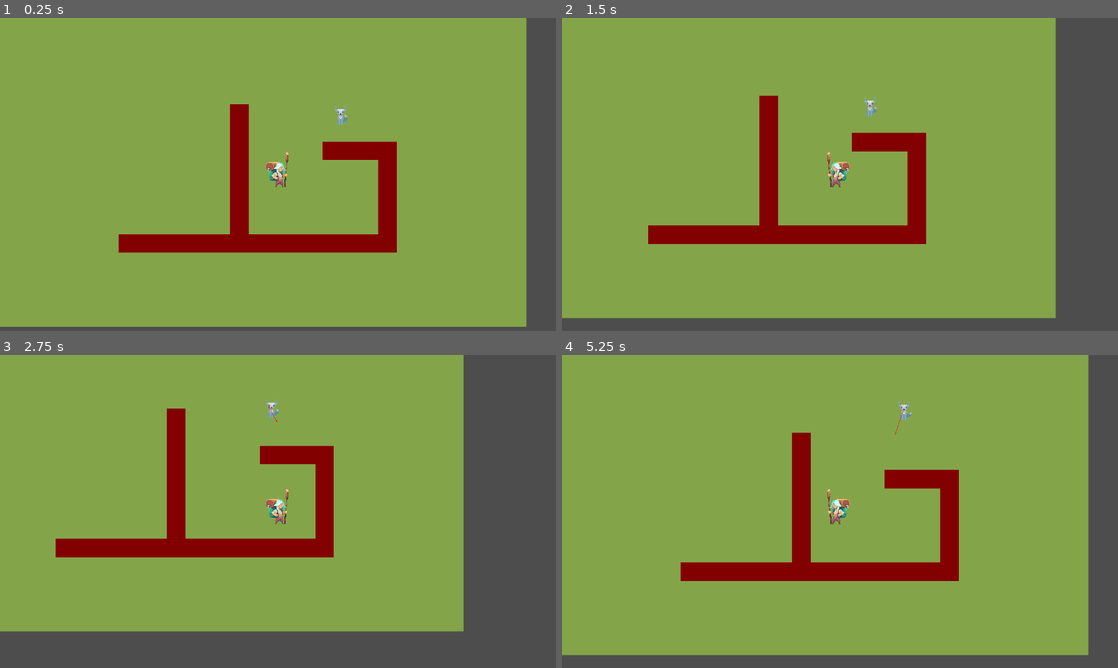
Above: before the commit, frames 1-4 (two rows, left to right).
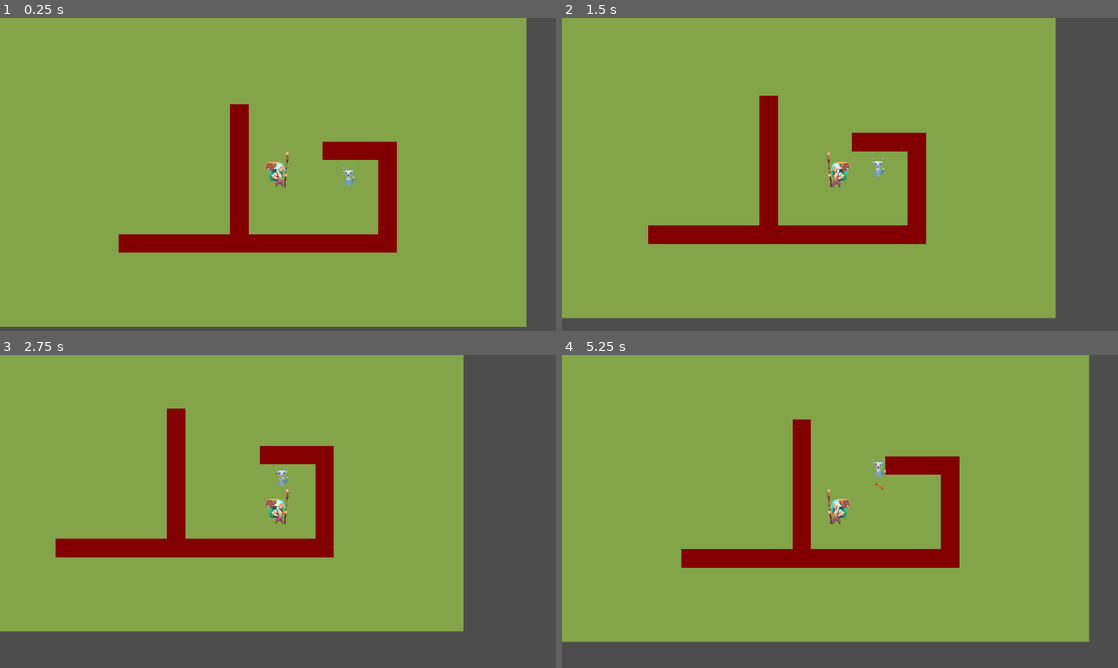
Above: after the commit, the same moments.

Repository: freddder/Pirate_Software_Jam_16
Game: Godot game, scene res://Scenes/map.tscn
Two runs of this game, one before a commit and one after it. Both use one fixed random seed, a clock stepped at 60 frames per second and the inputs below.
Inputs:
- Up to frame 1 (0.25 s): no input
- Up to frame 2 (1.5 s): hold Right (ui_right) 0.53-1.28 s; hold Down (ui_down) from 1.28 s (still down)
- Up to frame 3 (2.75 s): release Down (ui_down) at 2.03 s; hold Right (ui_right) from 2.03 s (still down)
- Up to frame 4 (5.25 s): release Right (ui_right) at 2.78 s; hold Up (ui_up) 2.78-3.53 s; hold Left (ui_left) 3.53-5.03 s; hold Down (ui_down) from 5.03 s (still down)

The runs differ from the first frame. In frame 1, 0.2% of the frame differs, in the area x 60-64%, y 28-54%; in frame 2, 0.2%; in frame 3, 0.2%; in frame 4, 10%, in the area x 0-95%, y 0-96%.

Commit message:
Smoother path finding

Diff:
--- a/Scenes/map.tscn
+++ b/Scenes/map.tscn
@@ -5,9 +5,10 @@
 [ext_resource type="PackedScene" uid="uid://bj1uthfk37t1e" path="res://Scenes/base_animal.tscn" id="8_5mkln"]
 
 [sub_resource type="NavigationPolygon" id="NavigationPolygon_fx76c"]
-vertices = PackedVector2Array(434.047, 147.477, -501.469, 146.008, -500.023, -367.531, 436.938, -370.961)
-polygons = Array[PackedInt32Array]([PackedInt32Array(0, 1, 2, 3)])
-outlines = Array[PackedVector2Array]([PackedVector2Array(-510, -377.5, -511.5, 156, 444, 157.5, 447, -381)])
+vertices = PackedVector2Array(240, 48, 428.078, 141.469, -495.5, 140.023, -272, 48, 430.906, -365.023, 240, -176, -495.5, -366.469, -16, -240, -272, -16, 80, -112, 176, -112, 176, -16, -16, -16, 80, -176, -80, -240, -80, -16)
+polygons = Array[PackedInt32Array]([PackedInt32Array(0, 1, 2, 3), PackedInt32Array(4, 1, 0, 5), PackedInt32Array(6, 4, 5, 7), PackedInt32Array(3, 2, 6, 8), PackedInt32Array(9, 10, 11, 12), PackedInt32Array(9, 12, 7, 13), PackedInt32Array(14, 15, 8, 6), PackedInt32Array(5, 13, 7), PackedInt32Array(6, 7, 14)])
+outlines = Array[PackedVector2Array]([PackedVector2Array(-511.5, -382.5, -511.5, 156, 444, 157.5, 447, -381)])
+agent_radius = 16.0
 
 [sub_resource type="TileSetAtlasSource" id="TileSetAtlasSource_mrswh"]
 texture = ExtResource("5_u6fa2")
@@ -75,12 +76,28 @@
 2:2/0/terrains_peering_bit/top_right_corner = 0
 2:2/1 = 1
 2:2/1/modulate = Color(1, 0, 0, 1)
+2:2/1/terrain_set = 1
+2:2/1/terrain = 0
+2:2/1/physics_layer_0/polygon_0/points = PackedVector2Array(-16, -16, 16, -16, 16, 16, -16, 16)
+2:2/1/terrains_peering_bit/right_side = 0
+2:2/1/terrains_peering_bit/bottom_right_corner = 0
+2:2/1/terrains_peering_bit/bottom_side = 0
+2:2/1/terrains_peering_bit/bottom_left_corner = 0
+2:2/1/terrains_peering_bit/left_side = 0
+2:2/1/terrains_peering_bit/top_left_corner = 0
+2:2/1/terrains_peering_bit/top_side = 0
+2:2/1/terrains_peering_bit/top_right_corner = 0
 
 [sub_resource type="TileSet" id="TileSet_duy8b"]
 tile_size = Vector2i(32, 32)
+physics_layer_0/collision_layer = 1
+physics_layer_0/collision_mask = 0
 terrain_set_0/mode = 0
 terrain_set_0/terrain_0/name = "Grass"
 terrain_set_0/terrain_0/color = Color(0.655392, 8.49989e-05, 0.554162, 1)
+terrain_set_1/mode = 0
+terrain_set_1/terrain_0/name = "Block"
+terrain_set_1/terrain_0/color = Color(0.566985, 0.31045, 3.85046e-07, 1)
 sources/0 = SubResource("TileSetAtlasSource_mrswh")
 
 [node name="Map" type="Node2D"]
@@ -91,9 +108,8 @@
 position = Vector2(-46, -17)
 navigation_polygon = SubResource("NavigationPolygon_fx76c")
 
-[node name="TileMapLayer" type="TileMapLayer" parent="."]
+[node name="TileMapLayer" type="TileMapLayer" parent="NavigationRegion2D"]
 z_index = -1
-position = Vector2(-46, -17)
 tile_map_data = PackedByteArray("AADw//T/AAACAAIAAADw//X/AAACAAIAAADw//b/AAACAAIAAADw//f/AAACAAIAAADw//j/AAACAAIAAADw// …(8080 unchanged characters)…
 tile_set = SubResource("TileSet_duy8b")
 
@@ -101,4 +117,4 @@
 position = Vector2(-27, -120)
 
 [node name="BaseAnimal" parent="." instance=ExtResource("8_5mkln")]
-position = Vector2(79, -220)
+position = Vector2(92.5, -115)
--- a/Scripts/animal_wander.gd
+++ b/Scripts/animal_wander.gd
@@ -5,10 +5,19 @@
 @onready var navigation_agent : NavigationAgent2D = $"../../NavigationAgent2D"
 
 @export var wander_speed : float = 100.0
+var timer : float = 0
 
 func enter():
 	navigation_agent.target_position = Vector2(randf_range(-100, 100), randf_range(-100, 100)) + animal.global_position
 	#print(navigation_agent.target_position)
+
+func exit():
+	timer = 0.0
+
+func update(delta : float):
+	timer += delta
+	if timer > 5.0:
+		ChangeState.emit(self, "Idle")
 
 func physic_update(delta : float):
 	if navigation_agent.is_navigation_finished():
